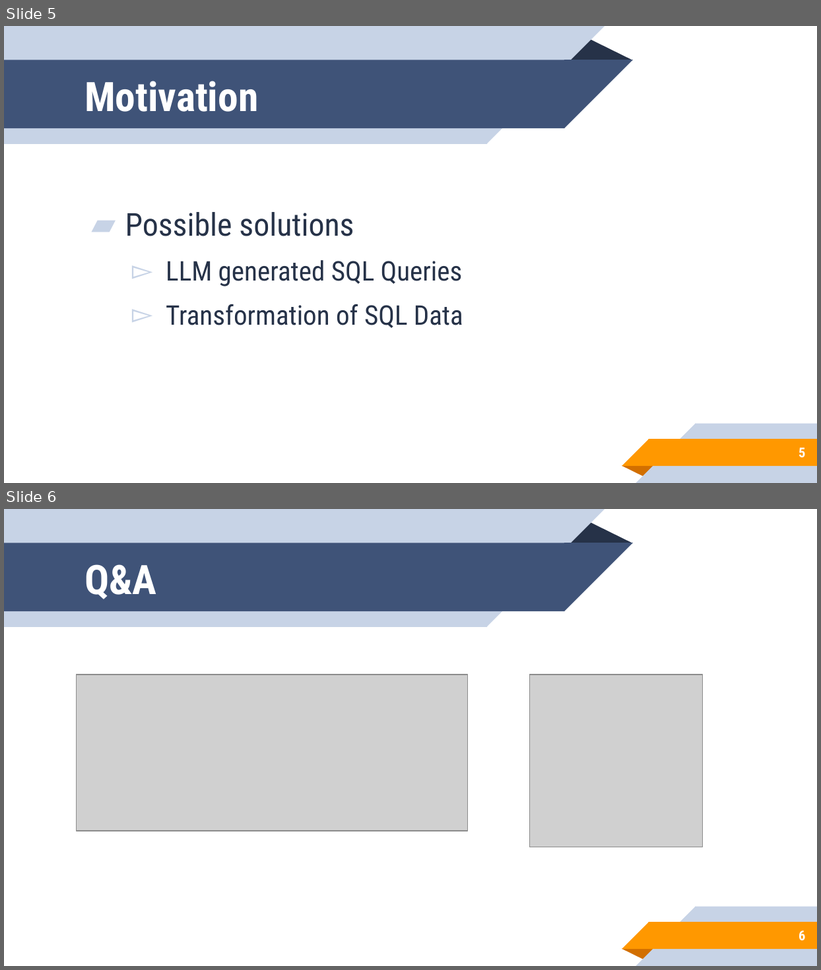
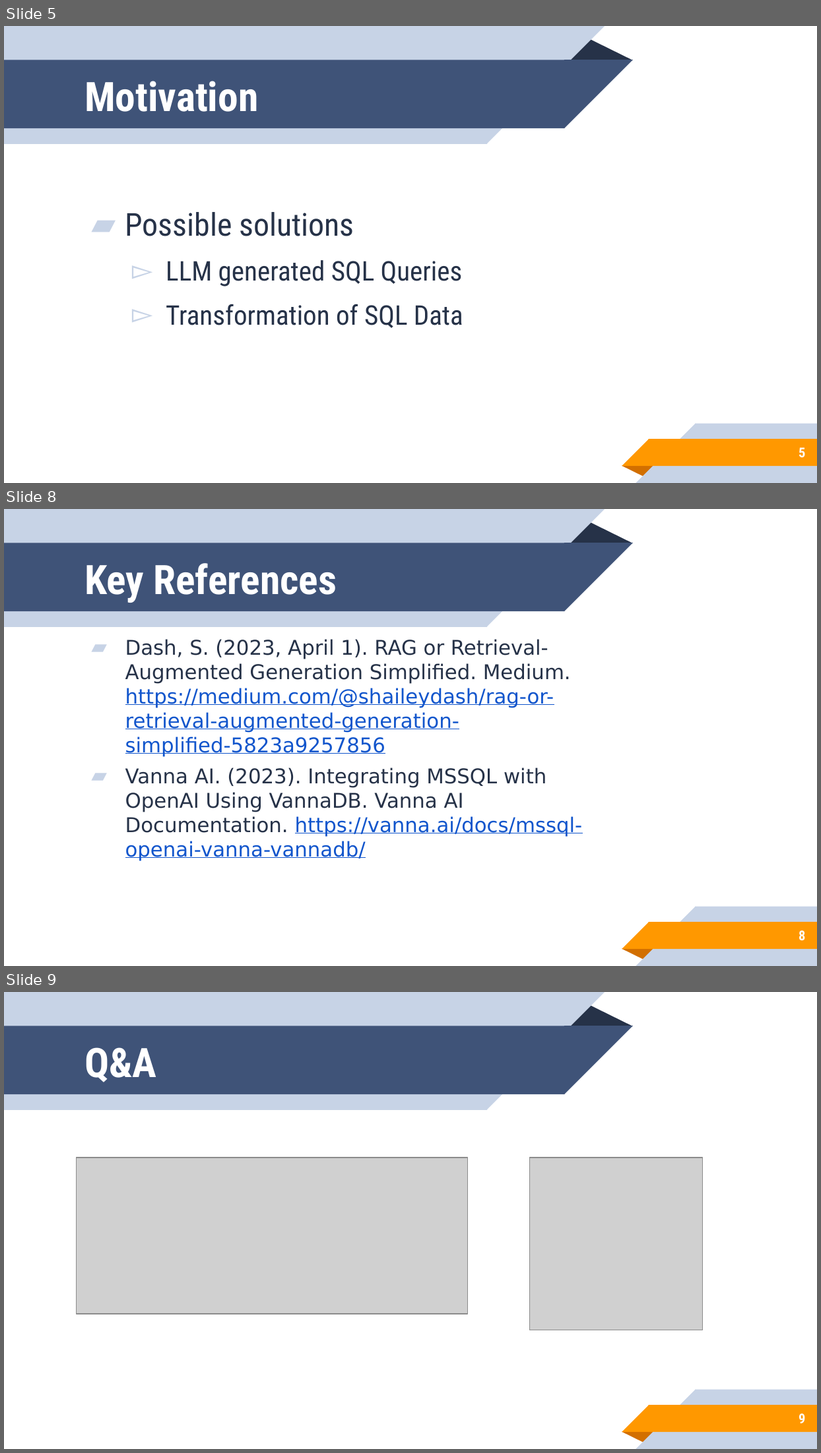
Before and after one commit to JoshuaEmery/687.1-Learning_Rag, a slide deck: Week1/CS 687 Capstone Presentation Template.pptx. Shown one above the other, each under a label of ours: slides 5 and 6 before the commit, slides 5, 8 and 9 after it; the slides between them are not shown. The pictures are 821x970 and 821x1453 pixels, drawn with LibreOffice and Linux fonts; fonts in the diff are those of the drawing; grey boxes stand for pictures; background and template pictures are left out. Boxes give left, top, right and bottom in pixels: in the first picture for what was removed or moved away, otherwise in the second. Text is boxed around its words. In the diff, an @@ line names an element or a change of style, - is before the commit and + after.

```diff
--- a/Week1/CS 687 Capstone Presentation Template.pptx
+++ b/Week1/CS 687 Capstone Presentation Template.pptx
@@ slide 8 added at bbox=[4, 509, 817, 966], background #FFFFFF; not listed: 10 template elements that a slide beside it also shows @@
@@ title added at bbox=[85, 563, 337, 603], 36 pt, text #FFFFFF, bold @@
+Key References
@@ text added at bbox=[125, 639, 583, 861], 18 pt, text #263248 @@
+▰ Dash, S. (2023, April 1). RAG or Retrieval-Augmented Generation Simplified. Medium. https://medium.com/@shaileydash/rag-or-retrieval-augmented-generation-simplified-5823a9257856
+▰ Vanna AI. (2023). Integrating MSSQL with OpenAI Using VannaDB. Vanna AI Documentation. https://vanna.ai/docs/mssql-openai-vanna-vannadb/
@@ page number added at bbox=[799, 931, 805, 941], 12 pt, text #FFFFFF, bold @@
+8
@@ what was slide 6 is now slide 9 @@
@@ page number at bbox=[799, 1414, 805, 1424]: text changed @@
-6
+9
```
Also in this commit, not shown: 2 other slides added, 47 other files.
